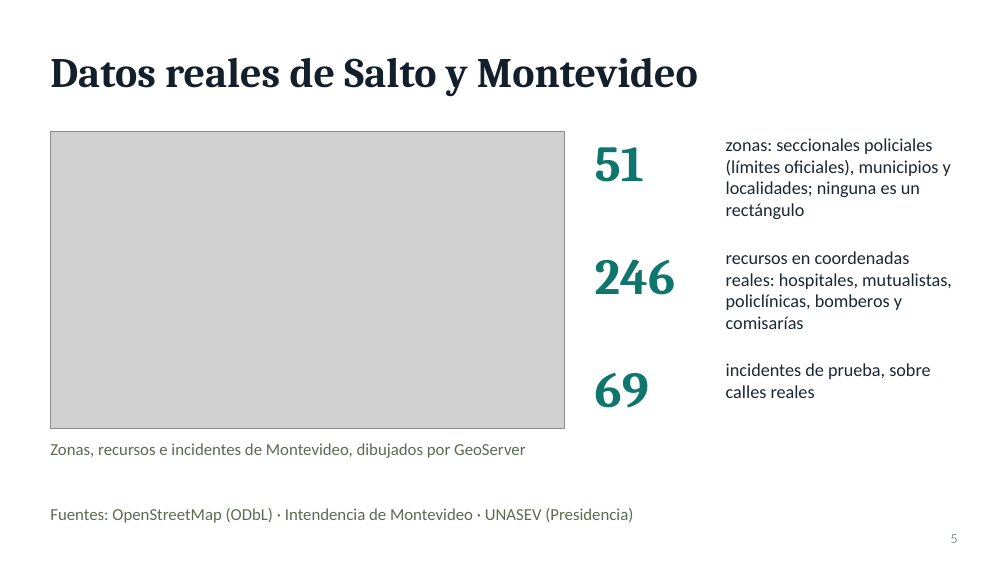
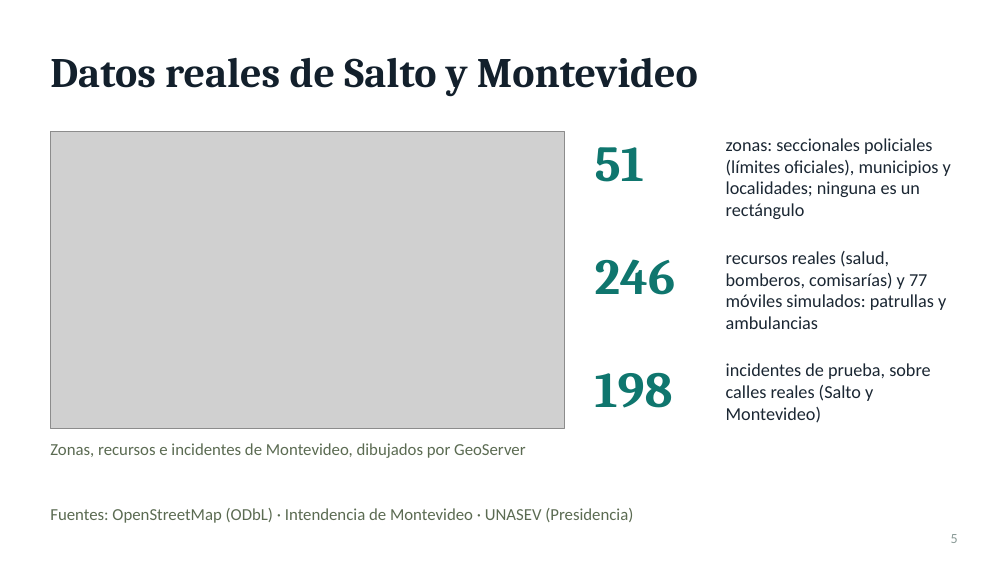
Before and after one commit to Facu185/geotravel, a slide deck: slide 5 of docs/defensa/UrbanSafe_defensa.pptx. Drawn at 1008x567 pixels with LibreOffice and Linux fonts; fonts in the diff are those of the drawing; grey boxes stand for pictures. Boxes give left, top, right and bottom in pixels: in the first picture for what was removed or moved away, otherwise in the second. Text is boxed around its words. In the diff, an @@ line names an element or a change of style, - is before the commit and + after.

```diff
--- a/docs/defensa/UrbanSafe_defensa.pptx
+++ b/docs/defensa/UrbanSafe_defensa.pptx
@@ text at (726,251,946,329): text changed @@
-recursos en coordenadas reales: hospitales, mutualistas, policlínicas, bomberos y comisarías
+recursos reales (salud, bomberos, comisarías) y 77 móviles simulados: patrullas y ambulancias
@@ text at (595,372,673,408): text changed @@
-69
+198
@@ text at (726,363,930,423): text changed @@
-incidentes de prueba, sobre calles reales
+incidentes de prueba, sobre calles reales (Salto y Montevideo)
```
Also in this commit, not shown: 16 other files.
